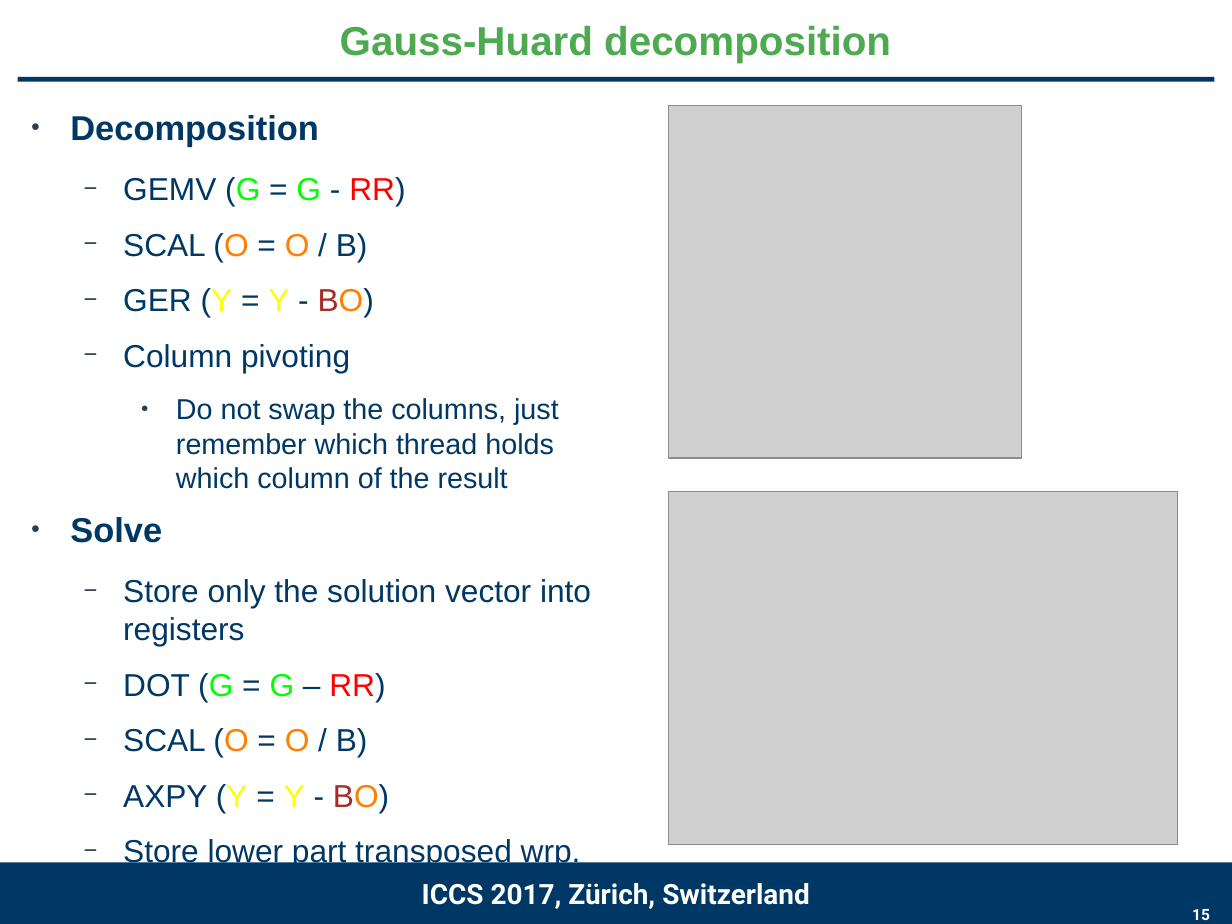
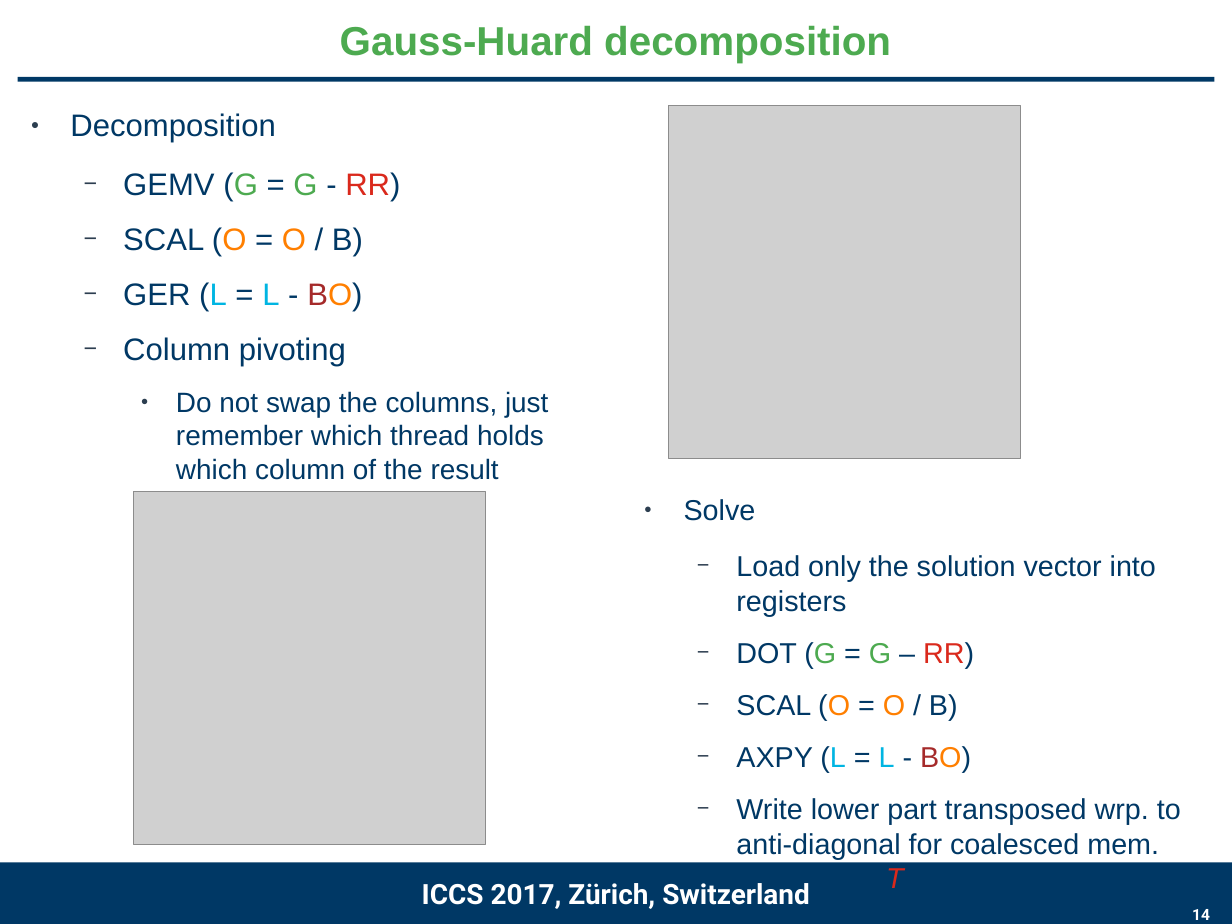
Before and after one commit to gflegar/talks, a slide deck: slide 14 of iccs_2017/slides.odp (slide 15 before the commit). Drawn at 1232x924 pixels with LibreOffice and Linux fonts; fonts in the diff are those of the drawing; grey boxes stand for pictures; background and template pictures are left out. Boxes give left, top, right and bottom in pixels: in the first picture for what was removed or moved away, otherwise in the second. Text is boxed around its words. In the diff, an @@ line names an element or a change of style, - is before the commit and + after.

```diff
--- a/iccs_2017/slides.odp
+++ b/iccs_2017/slides.odp
@@ text at [70,113,548,480]: size 22.2 to 20 pt, bold off in "Decomposition"; size 20.4 to 20 pt in "GEMV (G = G - RR)", "SCAL (O = O / B)", "Column pivoting"; text colour #00FF00 to #4DAA50 in "(G G"; text colour #FF0000 to #DA291C in "RR)"; size 18.5 to 18 pt in "Do not swap the columns, just remember ..." @@
@@ text at [123,282,362,312]: text changed; size 20.4 to 20 pt @@
-  − GER (Y = Y - BO)
+  − GER (L = L - BO)
@@ picture: place and size @@
-picture at [669,492,1177,844]
+picture at [133,492,485,844]
@@ text added at [684,499,1181,859], 18.5 pt, text #003865 @@
+● Solve
+  − Load only the solution vector into registers
+  − DOT (G = G – RR)
+  − SCAL (O = O / B)
+  − AXPY (L = L - BO)
+  − Write lower part transposed wrp. to anti-diagonal for coalesced mem. access (GHT)
@@ text at [70,517,591,905]: paragraphs removed @@
-● Solve
-  − Store only the solution vector into registers
-  − DOT (G = G – RR)
-  − SCAL (O = O / B)
-  − AXPY (Y = Y - BO)
-  − Store lower part transposed wrp. to anti-diagonal for coalesced mem. access
@@ page number at [1192,909,1210,920]: text changed @@
-15
+14
```
Also in this commit, not shown: 10 other slides changed, 1 slide added, 2 slides removed, 2 other files.
